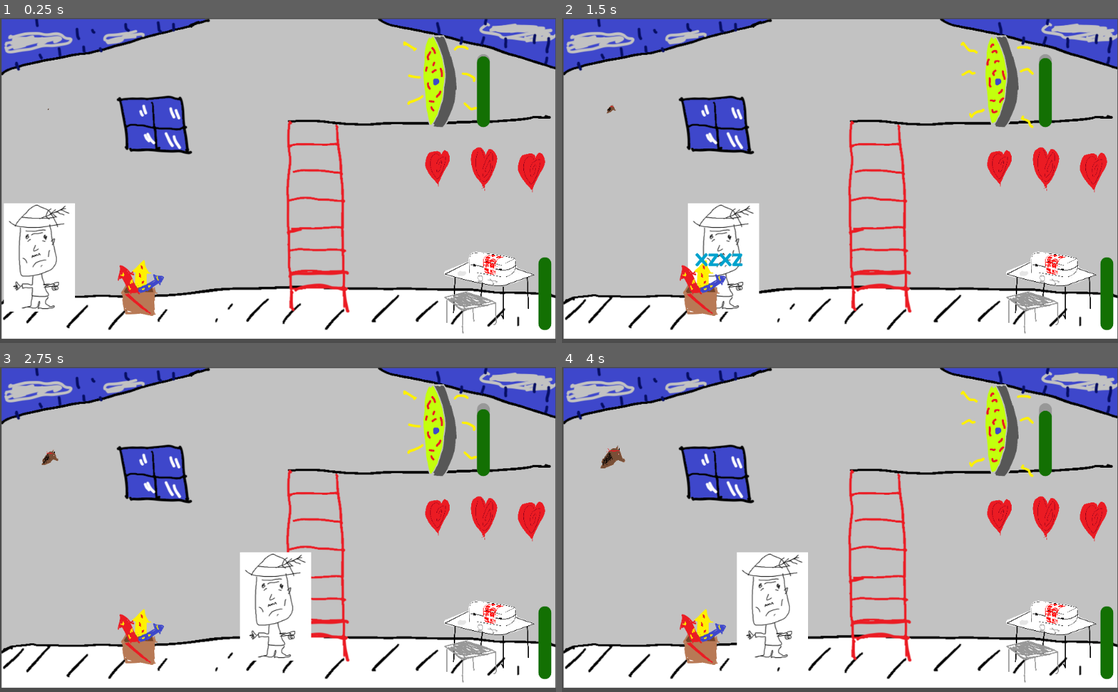
Above: before the commit, frames 1-4 (two rows, left to right).
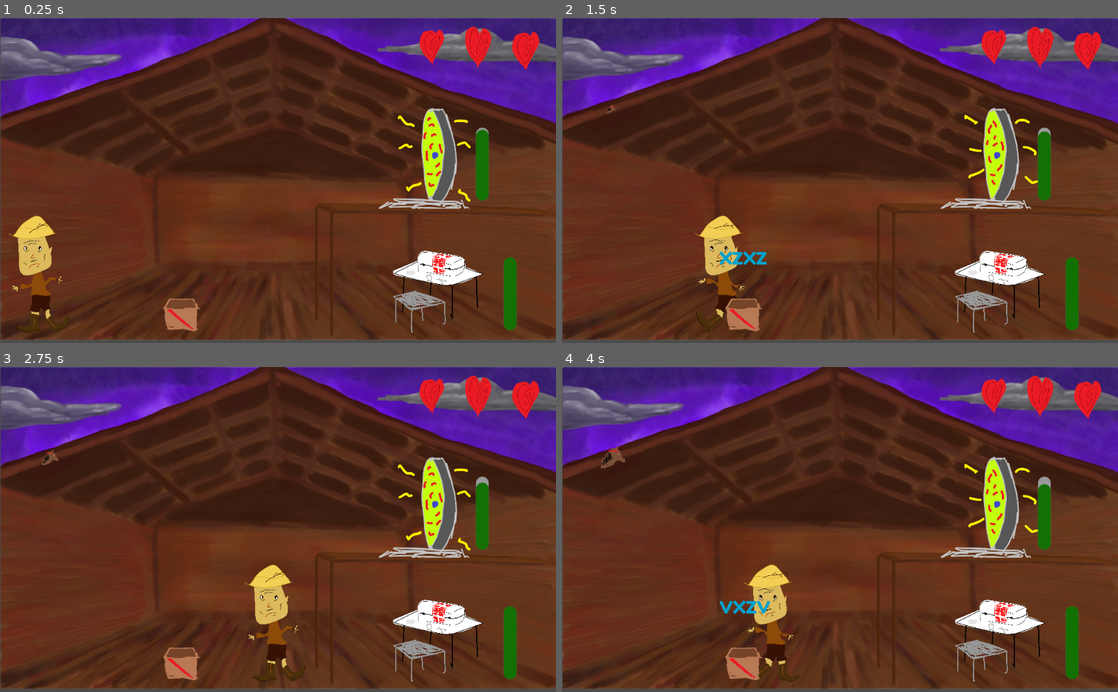
Above: after the commit, the same moments.

Repository: geojax/The-Un-Stable
Game: Godot game, scene res://Scenes/Player.tscn
Same seed, same stepped clock (60 frames per second), same inputs: the game is played once before the commit and once after it.
Inputs:
- Up to frame 1 (0.25 s): no input
- Up to frame 2 (1.5 s): hold Right (right) 0.53-1.28 s; hold Down (down) from 1.28 s (still down)
- Up to frame 3 (2.75 s): release Down (down) at 2.03 s; hold Right (right) from 2.03 s (still down)
- Up to frame 4 (4 s): release Right (right) at 2.78 s; hold Up (up) 2.78-3.53 s; hold Left (left) from 3.53 s (still down)

The runs differ from the first frame. In frame 1, 98% of the frame differs, in the area x 0-100%, y 0-99%; in frame 2, 98%; in frame 3, 98%; in frame 4, 98%.

Commit message:
ur mom

Diff:
--- a/Scenes/Fireworks.tscn
+++ b/Scenes/Fireworks.tscn
@@ -1,11 +1,161 @@
-[gd_scene load_steps=5 format=2]
+[gd_scene load_steps=16 format=2]
 
 [ext_resource path="res://Scenes/TypingGame.tscn" type="PackedScene" id=1]
-[ext_resource path="res://Art/Fireworks.png" type="Texture" id=2]
+[ext_resource path="res://Art/FireworksEmpty.png" type="Texture" id=2]
 [ext_resource path="res://Scripts/Fireworks.gd" type="Script" id=3]
+[ext_resource path="res://Art/Asset 7.png" type="Texture" id=4]
+[ext_resource path="res://Art/Asset 13.png" type="Texture" id=5]
+[ext_resource path="res://Art/Asset 10.png" type="Texture" id=6]
+[ext_resource path="res://Art/Asset 12.png" type="Texture" id=7]
+[ext_resource path="res://Art/Asset 8.png" type="Texture" id=8]
+[ext_resource path="res://Art/Asset 9.png" type="Texture" id=9]
+[ext_resource path="res://Art/Asset 11.png" type="Texture" id=10]
 
 [sub_resource type="RectangleShape2D" id=1]
 extents = Vector2( 69.8688, 29.8371 )
+
+[sub_resource type="Animation" id=2]
+resource_name = "Firework"
+length = 3.0
+tracks/0/type = "value"
+tracks/0/path = NodePath("Launch:position")
+tracks/0/interp = 1
+tracks/0/loop_wrap = true
+tracks/0/imported = false
+tracks/0/enabled = true
+tracks/0/keys = {
+"times": PoolRealArray( 0.2, 1 ),
+"transitions": PoolRealArray( 1, 1 ),
+"update": 0,
+"values": [ Vector2( -2.79981, -47.1465 ), Vector2( -2.8, -150 ) ]
+}
+tracks/1/type = "value"
+tracks/1/path = NodePath("Launch:modulate")
+tracks/1/interp = 1
+tracks/1/loop_wrap = true
+tracks/1/imported = false
+tracks/1/enabled = true
+tracks/1/keys = {
+"times": PoolRealArray( 0, 0.2, 1 ),
+"transitions": PoolRealArray( 1, 1.03526, 1 ),
+"update": 1,
+"values": [ Color( 1, 1, 1, 0 ), Color( 1, 1, 1, 1 ), Color( 1, 1, 1, 0 ) ]
+}
+tracks/2/type = "value"
+tracks/2/path = NodePath("Flying:position")
+tracks/2/interp = 1
+tracks/2/loop_wrap = true
+tracks/2/imported = false
+tracks/2/enabled = true
+tracks/2/keys = {
+"times": PoolRealArray( 1, 3 ),
+"transitions": PoolRealArray( 1.31951, 1 ),
+"update": 0,
+"values": [ Vector2( -4.671, -150 ), Vector2( -4.671, -1000 ) ]
+}
+tracks/3/type = "value"
+tracks/3/path = NodePath("Flying:modulate")
+tracks/3/interp = 1
+tracks/3/loop_wrap = true
+tracks/3/imported = false
+tracks/3/enabled = true
+tracks/3/keys = {
+"times": PoolRealArray( 0, 1, 3 ),
+"transitions": PoolRealArray( 1, 1, 1 ),
+"update": 1,
+"values": [ Color( 1, 1, 1, 0 ), Color( 1, 1, 1, 1 ), Color( 1, 1, 1, 0 ) ]
+}
+tracks/4/type = "value"
+tracks/4/path = NodePath("Launch:frame")
+tracks/4/interp = 1
+tracks/4/loop_wrap = true
+tracks/4/imported = false
+tracks/4/enabled = true
+tracks/4/keys = {
+"times": PoolRealArray( 0, 0.3, 0.6, 0.9 ),
+"transitions": PoolRealArray( 1, 1, 1, 1 ),
+"update": 1,
+"values": [ 4, 1, 2, 3 ]
+}
+tracks/5/type = "value"
+tracks/5/path = NodePath("Flying:animation")
+tracks/5/interp = 1
+tracks/5/loop_wrap = true
+tracks/5/imported = false
+tracks/5/enabled = true
+tracks/5/keys = {
+"times": PoolRealArray( 1 ),
+"transitions": PoolRealArray( 1 ),
+"update": 1,
+"values": [ "default" ]
+}
+tracks/6/type = "value"
+tracks/6/path = NodePath("Flying:playing")
+tracks/6/interp = 1
+tracks/6/loop_wrap = true
+tracks/6/imported = false
+tracks/6/enabled = true
+tracks/6/keys = {
+"times": PoolRealArray( 1 ),
+"transitions": PoolRealArray( 1 ),
+"update": 1,
+"values": [ true ]
+}
+tracks/7/type = "value"
+tracks/7/path = NodePath("CPUParticles2D:position")
+tracks/7/interp = 1
+tracks/7/loop_wrap = true
+tracks/7/imported = false
+tracks/7/enabled = true
+tracks/7/keys = {
+"times": PoolRealArray( 0.2, 3 ),
+"transitions": PoolRealArray( 1.78381, 1.23114 ),
+"update": 0,
+"values": [ Vector2( -0.239544, -17.0063 ), Vector2( -0.24, -825 ) ]
+}
+tracks/8/type = "value"
+tracks/8/path = NodePath("CPUParticles2D:amount")
+tracks/8/interp = 1
+tracks/8/loop_wrap = true
+tracks/8/imported = false
+tracks/8/enabled = true
+tracks/8/keys = {
+"times": PoolRealArray( 0, 1, 3 ),
+"transitions": PoolRealArray( 1, 1, 1 ),
+"update": 1,
+"values": [ 100, 25, 50 ]
+}
+tracks/9/type = "value"
+tracks/9/path = NodePath("CPUParticles2D:emitting")
+tracks/9/interp = 1
+tracks/9/loop_wrap = true
+tracks/9/imported = false
+tracks/9/enabled = true
+tracks/9/keys = {
+"times": PoolRealArray( 0, 3 ),
+"transitions": PoolRealArray( 1, 1 ),
+"update": 1,
+"values": [ true, false ]
+}
+
+[sub_resource type="SpriteFrames" id=4]
+animations = [ {
+"frames": [ ExtResource( 8 ), ExtResource( 9 ), ExtResource( 6 ), ExtResource( 10 ), ExtResource( 4 ) ],
+"loop": false,
+"name": "default",
+"speed": 5.0
+} ]
+
+[sub_resource type="SpriteFrames" id=5]
+animations = [ {
+"frames": [ ExtResource( 10 ), ExtResource( 7 ), ExtResource( 5 ) ],
+"loop": true,
+"name": "default",
+"speed": 5.0
+} ]
+
+[sub_resource type="Gradient" id=3]
+colors = PoolColorArray( 0.226563, 0.226563, 0.226563, 1, 0.945098, 0.94902, 0.968627, 0 )
 
 [node name="Fireworks" type="Node2D"]
 script = ExtResource( 3 )
@@ -15,10 +165,42 @@
 texture = ExtResource( 2 )
 
 [node name="TypingGame" parent="." instance=ExtResource( 1 )]
-position = Vector2( -15, -70 )
+position = Vector2( -48.0579, -101.155 )
 
 [node name="Area2D" type="Area2D" parent="."]
 
 [node name="CollisionShape2D" type="CollisionShape2D" parent="Area2D"]
 position = Vector2( -2.58643, 21.4304 )
 shape = SubResource( 1 )
+
+[node name="AnimationPlayer" type="AnimationPlayer" parent="."]
+anims/Firework = SubResource( 2 )
+
+[node name="Launch" type="AnimatedSprite" parent="."]
+modulate = Color( 1, 1, 1, 0 )
+position = Vector2( -2.8, -150 )
+scale = Vector2( 0.0605536, 0.0605536 )
+frames = SubResource( 4 )
+frame = 4
+playing = true
+
+[node name="Flying" type="AnimatedSprite" parent="."]
+modulate = Color( 1, 1, 1, 0 )
+position = Vector2( -4.671, -1000 )
+scale = Vector2( 0.0652986, 0.0652985 )
+frames = SubResource( 5 )
+frame = 2
+playing = true
+
+[node name="CPUParticles2D" type="CPUParticles2D" parent="."]
+position = Vector2( -0.24, -825 )
+emitting = false
+amount = 50
+emission_shape = 1
+emission_sphere_radius = 13.31
+spread = 68.38
+gravity = Vector2( 0, 250 )
+radial_accel = 90.91
+scale_amount = 35.0
+scale_amount_random = 0.81
+color_ramp = SubResource( 3 )
--- a/Scenes/Player.tscn
+++ b/Scenes/Player.tscn
@@ -16,6 +16,10 @@
 [ext_resource path="res://Art/Background2.png" type="Texture" id=14]
 [ext_resource path="res://Art/Background.png" type="Texture" id=15]
 [ext_resource path="res://Firework1.ogg" type="AudioStream" id=16]
+[ext_resource path="res://Art/Background V1.png" type="Texture" id=17]
+[ext_resource path="res://Art/Asset 3.png" type="Texture" id=18]
+[ext_resource path="res://Art/Asset 1.png" type="Texture" id=19]
+[ext_resource path="res://Art/Asset 2.png" type="Texture" id=20]
 
 [sub_resource type="SpriteFrames" id=1]
 animations = [ {
@@ -25,11 +29,19 @@
 "speed": 5.0
 } ]
 
+[sub_resource type="SpriteFrames" id=7]
+animations = [ {
+"frames": [ ExtResource( 19 ), ExtResource( 20 ), ExtResource( 19 ), ExtResource( 18 ) ],
+"loop": true,
+"name": "default",
+"speed": 5.0
+} ]
+
 [sub_resource type="RectangleShape2D" id=2]
-extents = Vector2( 23.0764, 89.24 )
+extents = Vector2( 7.31509, 114.968 )
 
 [sub_resource type="RectangleShape2D" id=3]
-extents = Vector2( 16.7591, 196.2 )
+extents = Vector2( 4.66595, 124.118 )
 
 [sub_resource type="StyleBoxFlat" id=4]
 bg_color = Color( 0.0784314, 0.443137, 0.0156863, 1 )
@@ -45,16 +57,22 @@
 corner_radius_bottom_left = 50
 
 [sub_resource type="RectangleShape2D" id=6]
-extents = Vector2( 262.927, 15.8628 )
+extents = Vector2( 228.776, 11.6815 )
 
 [node name="Node2D" type="Node2D"]
 script = ExtResource( 7 )
 
 [node name="Background" type="AnimatedSprite" parent="."]
+visible = false
 position = Vector2( 513.351, 296.935 )
 scale = Vector2( 1, 0.98194 )
 frames = SubResource( 1 )
 playing = true
+
+[node name="NewBack" type="Sprite" parent="."]
+position = Vector2( 513.351, 296.935 )
+scale = Vector2( 0.534, 0.55 )
+texture = ExtResource( 17 )
 
 [node name="Farmer" type="Area2D" parent="."]
 position = Vector2( 73, 442.156 )
@@ -63,9 +81,17 @@
 script = ExtResource( 4 )
 
 [node name="Farmer" type="Sprite" parent="Farmer"]
+visible = false
 texture = ExtResource( 10 )
 
+[node name="AnimatedSprite" type="AnimatedSprite" parent="Farmer"]
+position = Vector2( -1.5741, 31.293 )
+scale = Vector2( 0.0850735, 0.0850735 )
+frames = SubResource( 7 )
+playing = true
+
 [node name="CollisionShape2D" type="CollisionShape2D" parent="Farmer"]
+position = Vector2( 0.598755, 33.7863 )
 shape = SubResource( 2 )
 
 [node name="Horses" type="Node2D" parent="."]
@@ -86,22 +112,22 @@
 [node name="Ladder" type="Area2D" parent="."]
 
 [node name="CollisionShape2D" type="CollisionShape2D" parent="Ladder"]
-position = Vector2( 581.582, 371.478 )
+position = Vector2( 596.55, 469.671 )
 shape = SubResource( 3 )
 
 [node name="Fireworks" parent="." instance=ExtResource( 1 )]
-position = Vector2( 260.015, 496.535 )
+position = Vector2( 337.899, 525.046 )
 
 [node name="Portal" parent="." instance=ExtResource( 2 )]
-position = Vector2( 799.76, 92.0978 )
+position = Vector2( 797.967, 227.774 )
 script = ExtResource( 8 )
 
 [node name="Medbay" parent="." instance=ExtResource( 3 )]
-position = Vector2( 900.471, 507.402 )
+position = Vector2( 806.469, 506.205 )
 script = ExtResource( 6 )
 
 [node name="Lives" type="Node2D" parent="."]
-position = Vector2( 812.043, 279.97 )
+position = Vector2( 801.337, 57.2783 )
 script = ExtResource( 5 )
 __meta__ = {
 "_edit_group_": true
@@ -122,9 +148,9 @@
 texture = ExtResource( 13 )
 
 [node name="MedbayProgress" type="ProgressBar" parent="."]
-margin_left = 992.0
+margin_left = 927.935
 margin_top = 576.0
-margin_right = 1126.0
+margin_right = 1061.94
 margin_bottom = 599.0
 rect_rotation = -90.0
 custom_styles/fg = SubResource( 4 )
@@ -139,9 +165,8 @@
 collision_mask = 2
 
 [node name="CollisionShape2D" type="CollisionShape2D" parent="Platform"]
-position = Vector2( 786.164, 188.029 )
+position = Vector2( 817.302, 351.247 )
 shape = SubResource( 6 )
-
 [connection signal="area_entered" from="Farmer" to="Farmer" method="_on_KinematicBody2D2_area_entered"]
 [connection signal="area_exited" from="Farmer" to="Farmer" method="_on_Farmer_area_exited"]
 [connection signal="damaged" from="Farmer" to="." method="_on_Farmer_damaged"]
--- a/Scenes/Portal.tscn
+++ b/Scenes/Portal.tscn
@@ -51,7 +51,6 @@
 [node name="AnimatedSprite" type="AnimatedSprite" parent="."]
 scale = Vector2( 0.41435, 0.41435 )
 frames = SubResource( 1 )
-frame = 1
 playing = true
 
 [node name="TypingGame" parent="." instance=ExtResource( 3 )]
--- a/Scripts/Farmer.gd
+++ b/Scripts/Farmer.gd
@@ -19,13 +19,13 @@
 # Called every frame. 'delta' is the elapsed time since the previous frame.
 func _process(delta):
 	#input
-	if Input.is_action_pressed("right") and (position.y == upperBound or position.y == 100):
+	if Input.is_action_pressed("right") and (position.y == upperBound or position.y == 210):
 		position.x += speed
 		pass
-	if Input.is_action_pressed("left") and (position.y == upperBound or position.y == 100):
+	if Input.is_action_pressed("left") and (position.y == upperBound or position.y == 210):
 		position.x -= speed
 
-	if canMoveVert and Input.is_action_pressed("up") and position.y > 100:
+	if canMoveVert and Input.is_action_pressed("up") and position.y > 210:
 		position.y -= speed / 2
 	if canMoveVert and Input.is_action_pressed("down"):
 		position.y += speed / 2
@@ -41,7 +41,7 @@
 
 	#bounds
 	position.x = clamp(position.x, 40, 988)
-	position.y = clamp(position.y, 100, upperBound)
+	position.y = clamp(position.y, 210, upperBound)
 
 	pass
 
--- a/Scripts/Horses.gd
+++ b/Scripts/Horses.gd
@@ -23,12 +23,13 @@
 
 func _on_Fireworks_succeed():
 	successes += 1
-	if (successes % 4 == 3):
+	if (successes % 4 == 0):
 		horseTimer.start(HORSE_TIME)
 		#successes = 0
 		$AudioStreamPlayer2D.play()
+		Fireworks.get_node("AnimationPlayer").play("Firework")
 
-	fireworksSprite.texture = fwSprites[3 - successes % 4]
+	fireworksSprite.texture = fwSprites[successes % 4]
 	pass
 
 func _no_time():
--- a/Scripts/Portal.gd
+++ b/Scripts/Portal.gd
@@ -8,7 +8,7 @@
 func _ready():
 #	portalProgress = get_node("PortalProgress")
 	typingGame.connect("success", self, "stabilizeMore")
-	typingGame.connect("failure", self, "_on_TypingGame_fail")
+	#typingGame.connect("failure", self, "_on_TypingGame_fail")
 	pass
 
 func stabilizeMore():
--- a/project.godot
+++ b/project.godot
@@ -10,6 +10,7 @@
 
 _global_script_classes=[  ]
 _global_script_class_icons={
+
 }
 
 [application]
Binary file added: Art/Asset 1.png
Not shown, added: Art/Asset 1.png.import
Binary file added: Art/Asset 10.png
Not shown, added: Art/Asset 10.png.import
Binary file added: Art/Asset 11.png
Not shown, added: Art/Asset 11.png.import
Binary file added: Art/Asset 12.png
Not shown, added: Art/Asset 12.png.import
Binary file added: Art/Asset 13.png
Not shown, added: Art/Asset 13.png.import
Binary file added: Art/Asset 2.png
Not shown, added: Art/Asset 2.png.import
(and 11 more such lines)
